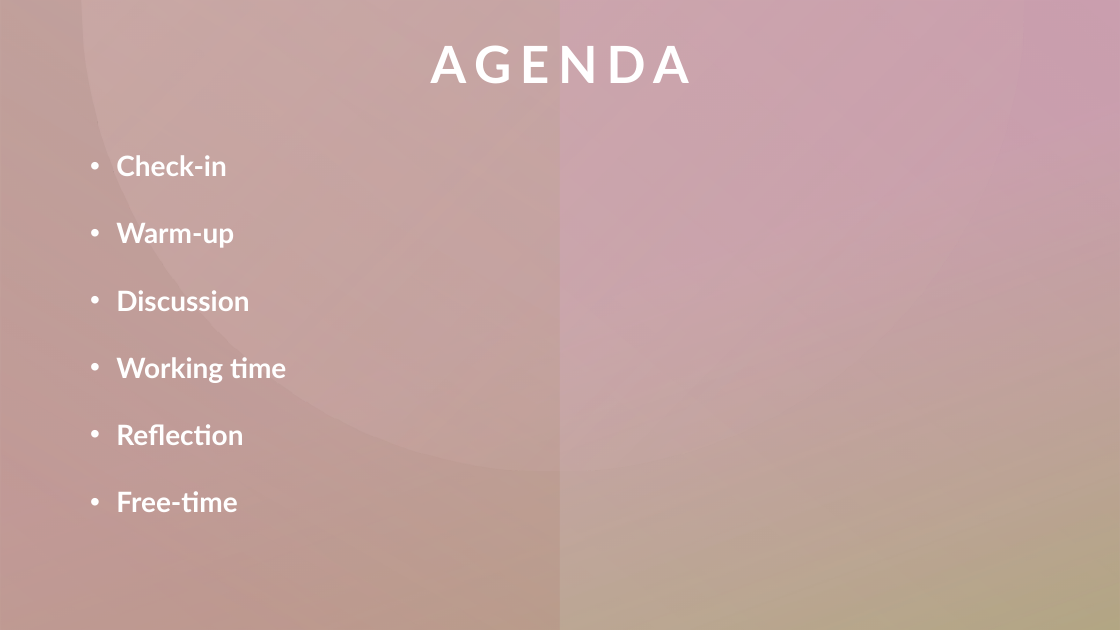
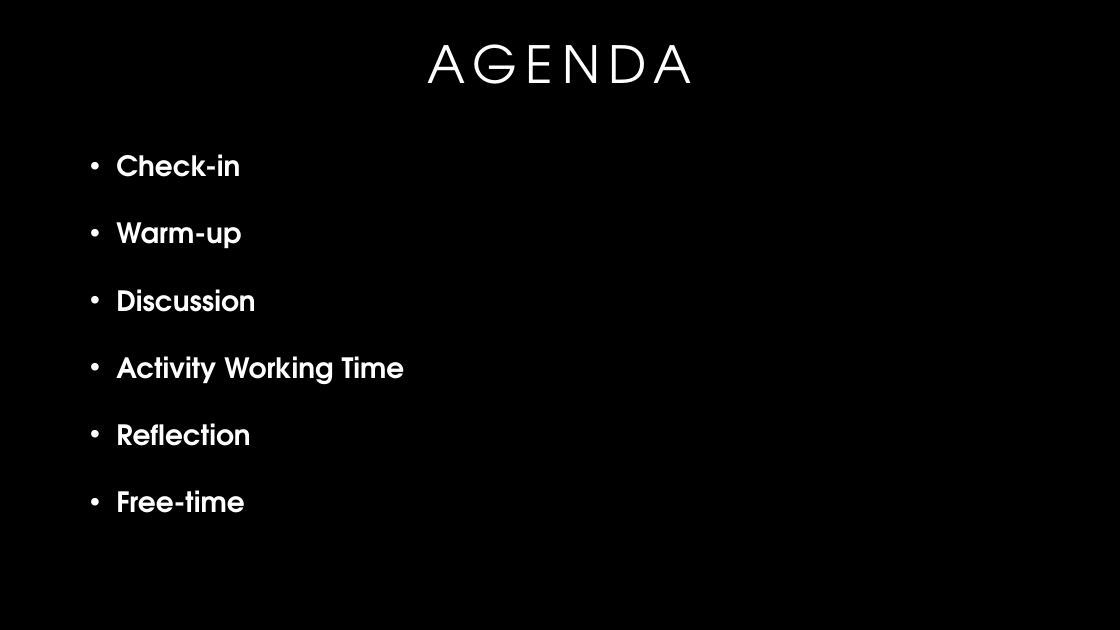
Before and after one commit to madmolecularman/MARC_Spring_2021, a slide deck: slide 2 of resources/gradschool/grad_school_session.pptx. Drawn at 1120x630 pixels with LibreOffice and Linux fonts; fonts in the diff are those of the drawing. Boxes give left, top, right and bottom in pixels: in the first picture for what was removed or moved away, otherwise in the second. Text is boxed around its words. In the diff, an @@ line names an element or a change of style, - is before the commit and + after.

```diff
--- a/resources/gradschool/grad_school_session.pptx
+++ b/resources/gradschool/grad_school_session.pptx
@@ background #FFFFFF to #000000 @@
@@ rectangle removed at <box>0,0,1120,630</box> @@
@@ rectangle removed at <box>0,0,1120,630</box> @@
@@ rectangle removed at <box>0,0,1120,630</box> @@
@@ rectangle removed at <box>0,0,560,630</box> @@
@@ freeform shape removed at <box>81,0,1024,470</box> @@
@@ title "AGENDA" at <box>140,24,981,101</box>: font Lato to TeX Gyre Adventor, bold off @@
@@ text at <box>116,154,255,513</box>: font Lato to TeX Gyre Adventor in "Check-in", "Warm-up", "Discussion", "Reflection" and 1 more places @@
@@ text at <box>116,356,405,384</box>: text changed; font Lato to TeX Gyre Adventor @@
-• Working time
+• Activity Working Time
@@ rectangle removed at <box>0,588,1120,630</box> @@
@@ rectangle removed at <box>0,588,1120,630</box> @@
@@ rectangle removed at <box>371,588,1120,630</box> @@
@@ rectangle removed at <box>371,588,1120,630</box> @@
```
Also in this commit, not shown: 5 other slides changed, 17 slides added, 14 slides removed, 3 other files.
